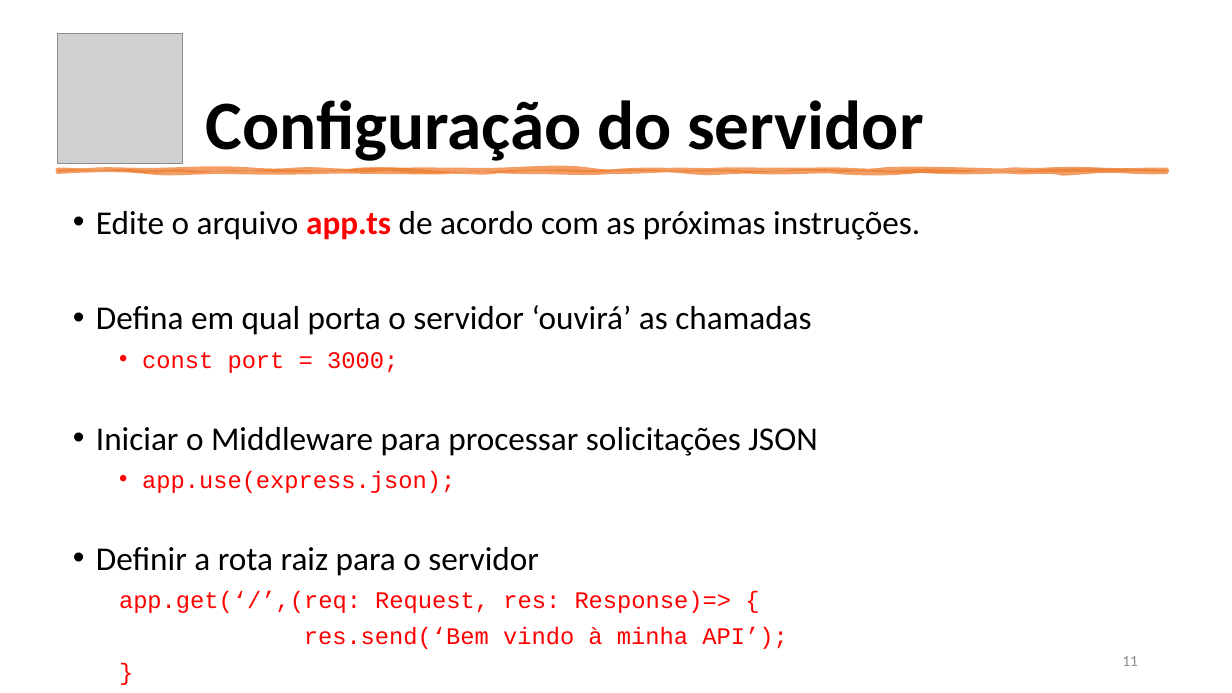
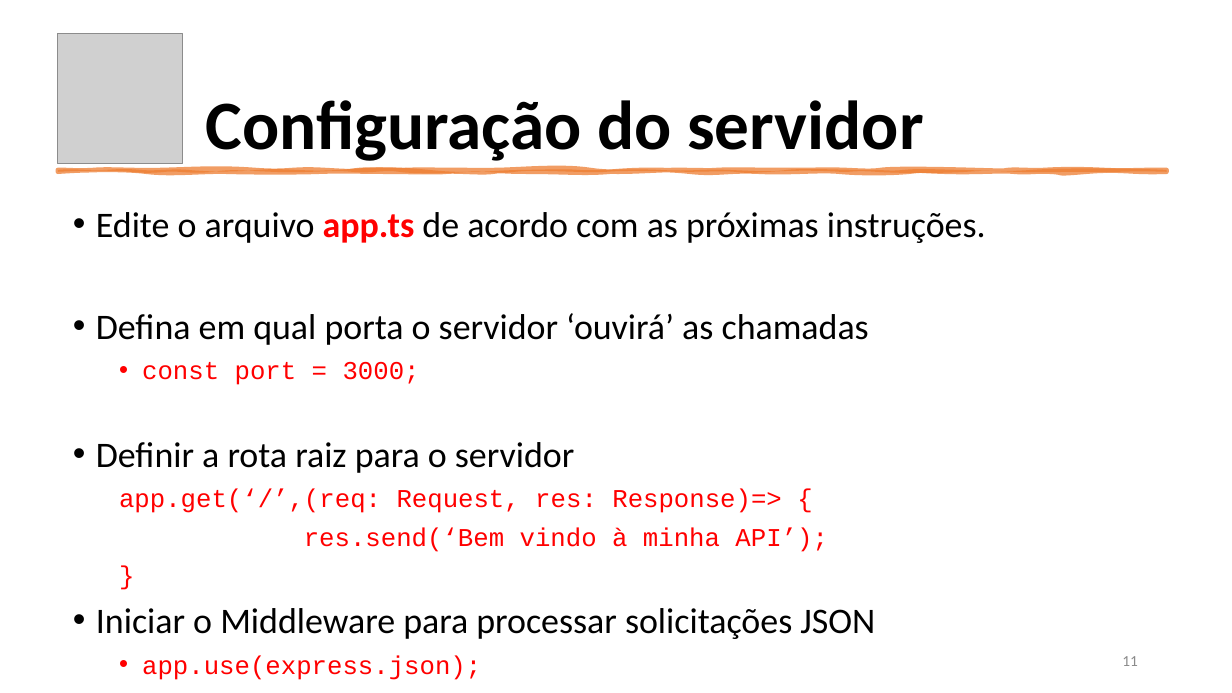
Before and after one commit to aclaytonbr/cursos, a slide deck: slide 11 of API/aulas/parte2/aula9/introducao_express.pptx. Drawn at 1232x693 pixels with LibreOffice and Linux fonts; fonts in the diff are those of the drawing; grey boxes stand for pictures. Boxes give left, top, right and bottom in pixels: in the first picture for what was removed or moved away, otherwise in the second. Text is boxed around its words. In the diff, an @@ line names an element or a change of style, - is before the commit and + after.

```diff
--- a/API/aulas/parte2/aula9/introducao_express.pptx
+++ b/API/aulas/parte2/aula9/introducao_express.pptx
@@ text at [96,212,986,552]: size 25.9 to 28 pt in "Edite o arquivo app.ts de acordo com ...", "Defina em qual porta o servidor ‘ouvirá’ ...", "Definir a rota raiz para o servidor"; size 18.5 to 20 pt in "const port = 3000;", "app.get(‘/’,(req: Request, res: Response)=> {", "res.send(‘Bem vindo à minha API’);", "}" @@
@@ text at [96,427,817,493]: paragraphs removed @@
-• Iniciar o Middleware para processar solicitações JSON
-  • app.use(express.json);
@@ text at [96,608,875,680]: paragraphs added @@
+• Iniciar o Middleware para processar solicitações JSON
+  • app.use(express.json);
```
Also in this commit, not shown: 1 other slide changed, 18 slides added, 19 other files.
